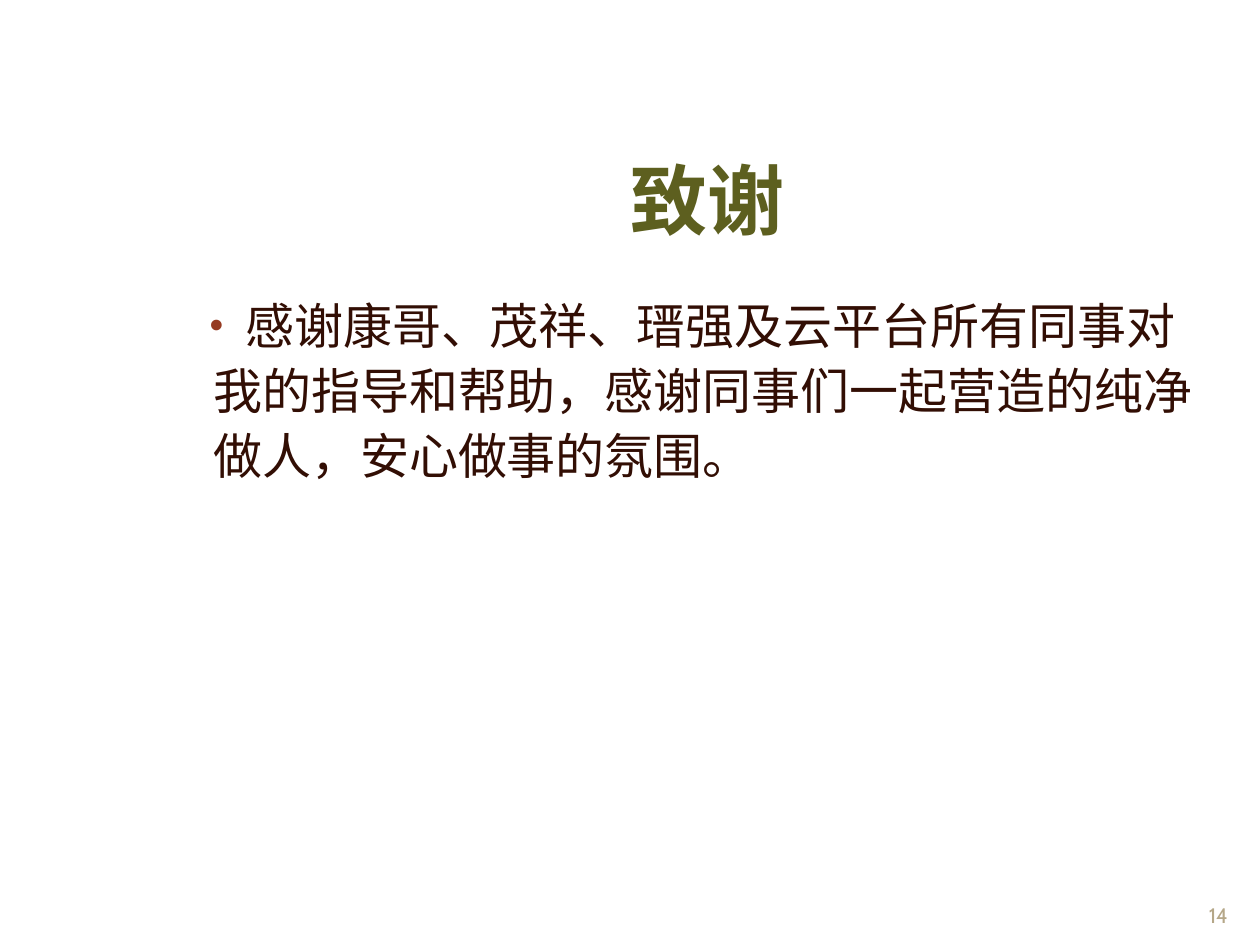
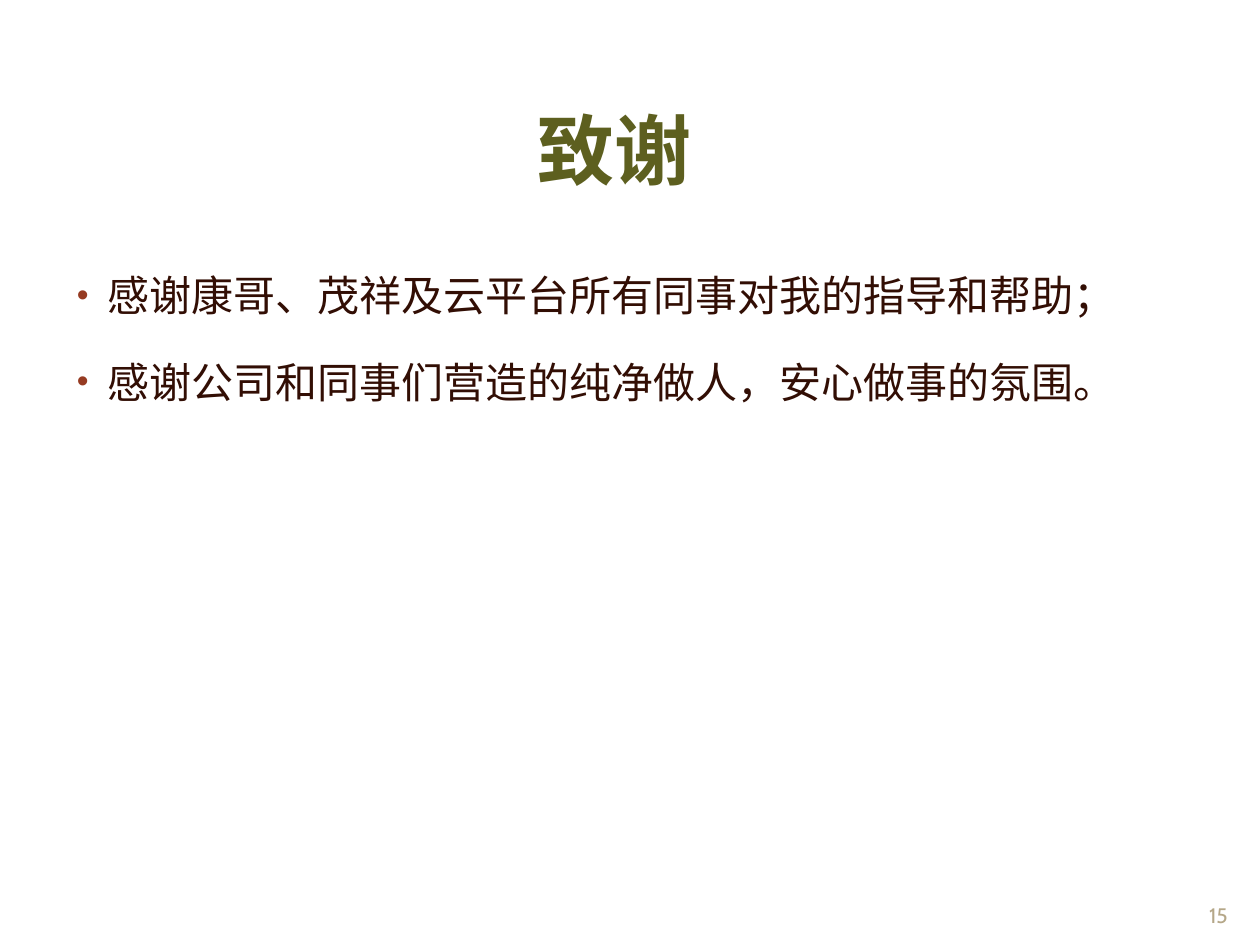
Before and after one commit to Spectrumleeee/Works, a slide deck: slide 15 of document/转正答辩_云平台部_黎光谱.ppt (slide 14 before the commit). Drawn at 1260x945 pixels with LibreOffice and Linux fonts; fonts in the diff are those of the drawing; background and template pictures are left out. Boxes give left, top, right and bottom in pixels: in the first picture for what was removed or moved away, otherwise in the second. Text is boxed around its words. In the diff, an @@ line names an element or a change of style, - is before the commit and + after.

```diff
--- a/document/转正答辩_云平台部_黎光谱.ppt
+++ b/document/转正答辩_云平台部_黎光谱.ppt
@@ title "致谢": place and size @@
-title "致谢" at <box>631,163,785,236</box>
+title "致谢" at <box>537,113,691,186</box>
@@ subtitle at <box>107,275,1115,403</box>: text changed; size 28 to 24 pt @@
-• 感谢康哥、茂祥、瑨强及云平台所有同事对我的指导和帮助，感谢同事们一起营造的纯净做人，安心做事的氛围。
+• 感谢康哥、茂祥及云平台所有同事对我的指导和帮助；
+• 感谢公司和同事们营造的纯净做人，安心做事的氛围。
@@ page number at <box>1209,908,1228,923</box>: text changed @@
-14
+15
```
Also in this commit, not shown: 9 other slides changed, 2 slides added, 1 slide removed, 2 other files.
